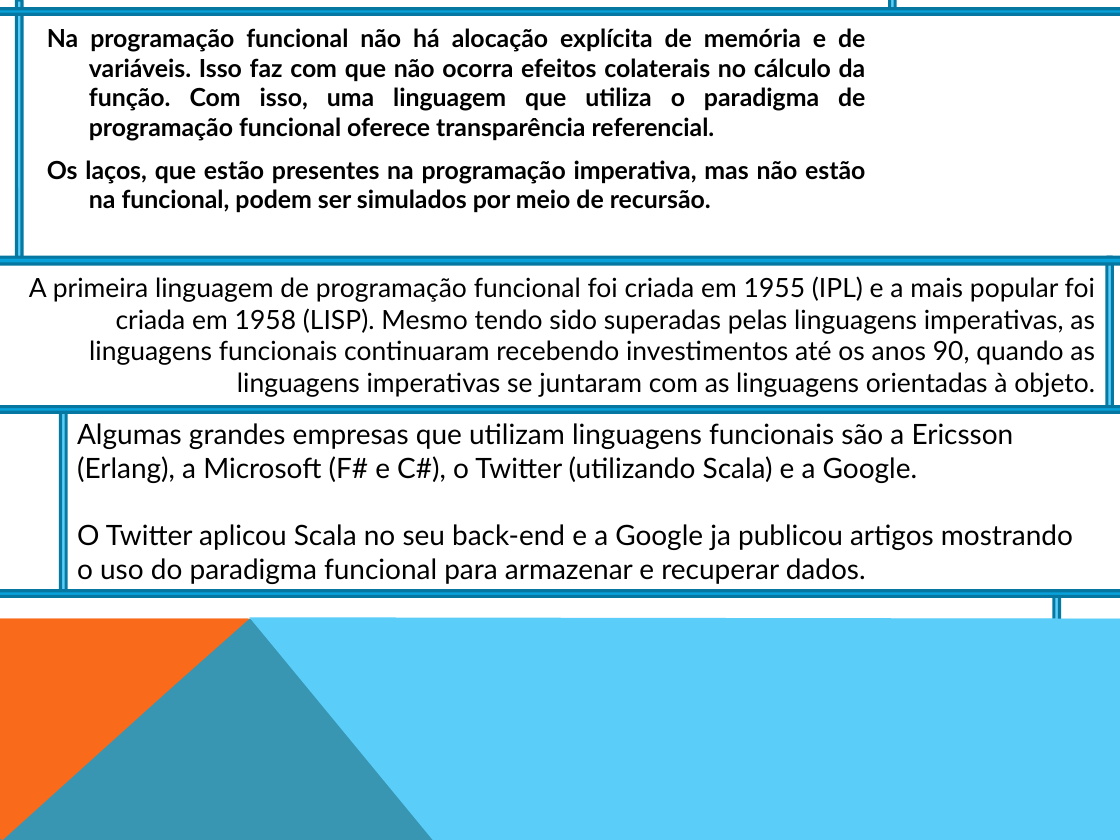
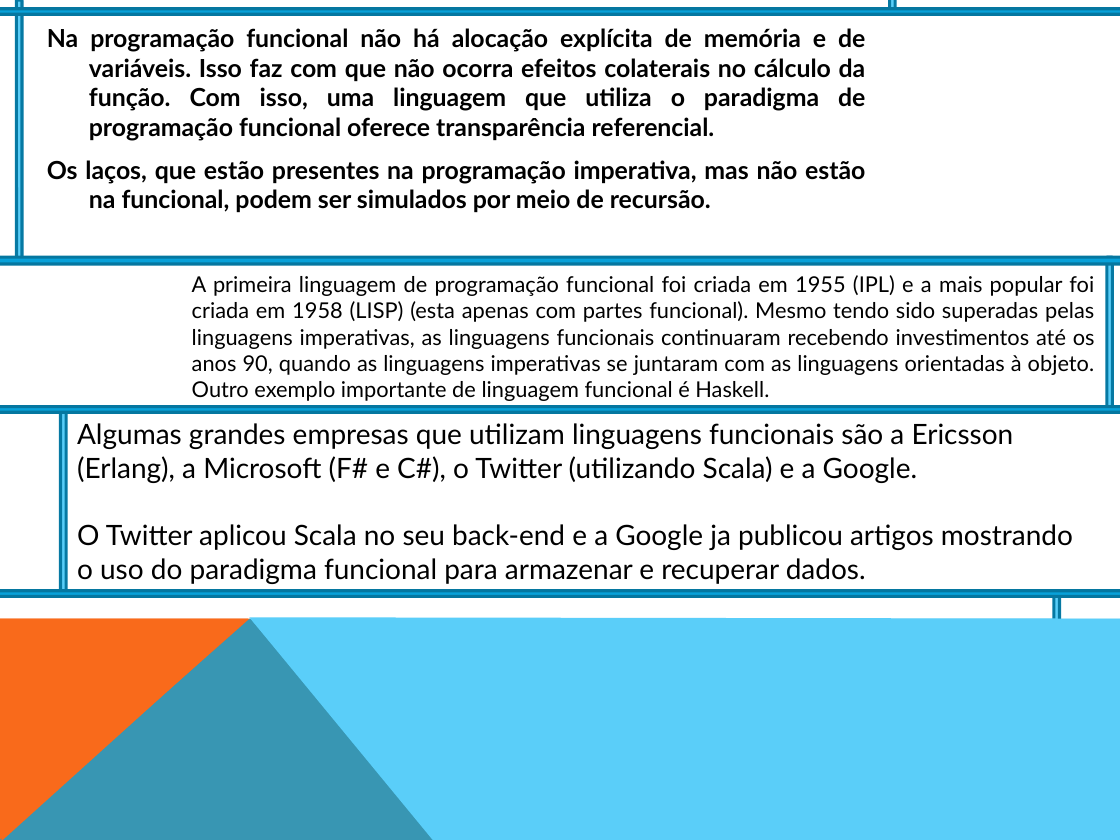
Before and after one commit to LucasdeSouzaAlbuquerque/if686, a slide deck: slide 3 of 20150319_ppt.pptx. Drawn at 1120x840 pixels with LibreOffice and Linux fonts; fonts in the diff are those of the drawing. Boxes give left, top, right and bottom in pixels: in the first picture for what was removed or moved away, otherwise in the second. Text is boxed around its words. In the diff, an @@ line names an element or a change of style, - is before the commit and + after.

Commit message:
20150319
Updated PPT Presentation

```diff
--- a/20150319_ppt.pptx
+++ b/20150319_ppt.pptx
@@ text at bbox=[192, 275, 1095, 401]: text changed; size 17 to 14 pt @@
-A primeira linguagem de programação funcional foi criada em 1955 (IPL) e a mais popular foi criada em 1958 (LISP). Mesmo tendo sido superadas pelas linguagens imperativas, as linguagens funcionais continuaram recebendo investimentos até os anos 90, quando as linguagens imperativas se juntaram com as linguagens orientadas à objeto.
+A primeira linguagem de programação funcional foi criada em 1955 (IPL) e a mais popular foi criada em 1958 (LISP) (esta apenas com partes funcional). Mesmo tendo sido superadas pelas linguagens imperativas, as linguagens funcionais continuaram recebendo investimentos até os anos 90, quando as linguagens imperativas se juntaram com as linguagens orientadas à objeto. Outro exemplo importante de linguagem funcional é Haskell.
```
